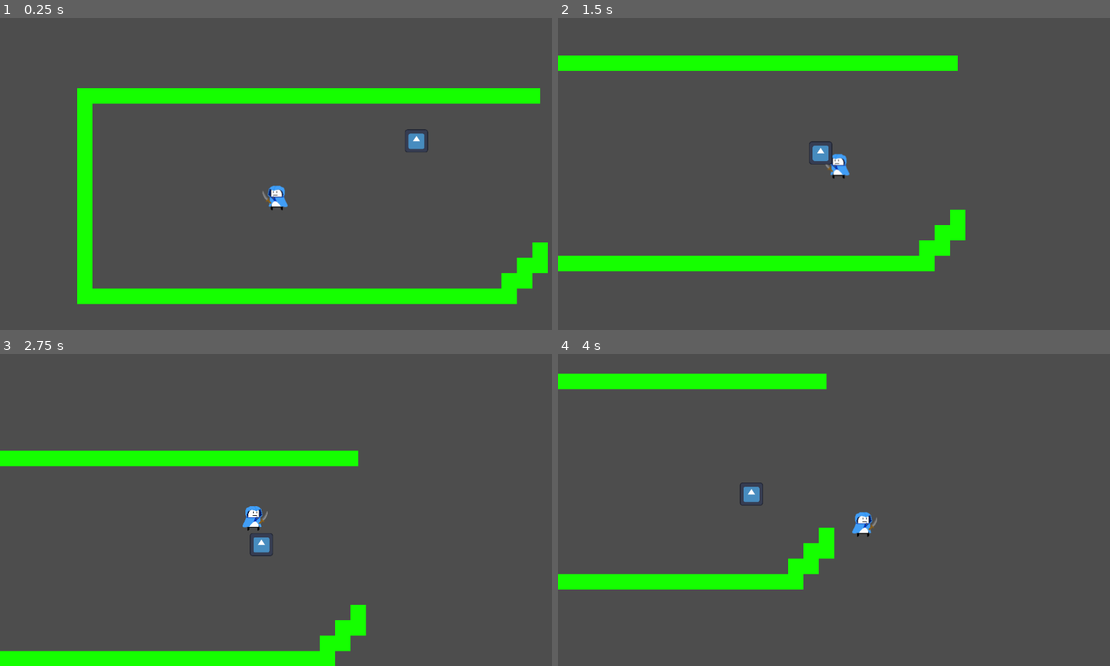
Above: before the commit, frames 1-4 (two rows, left to right).
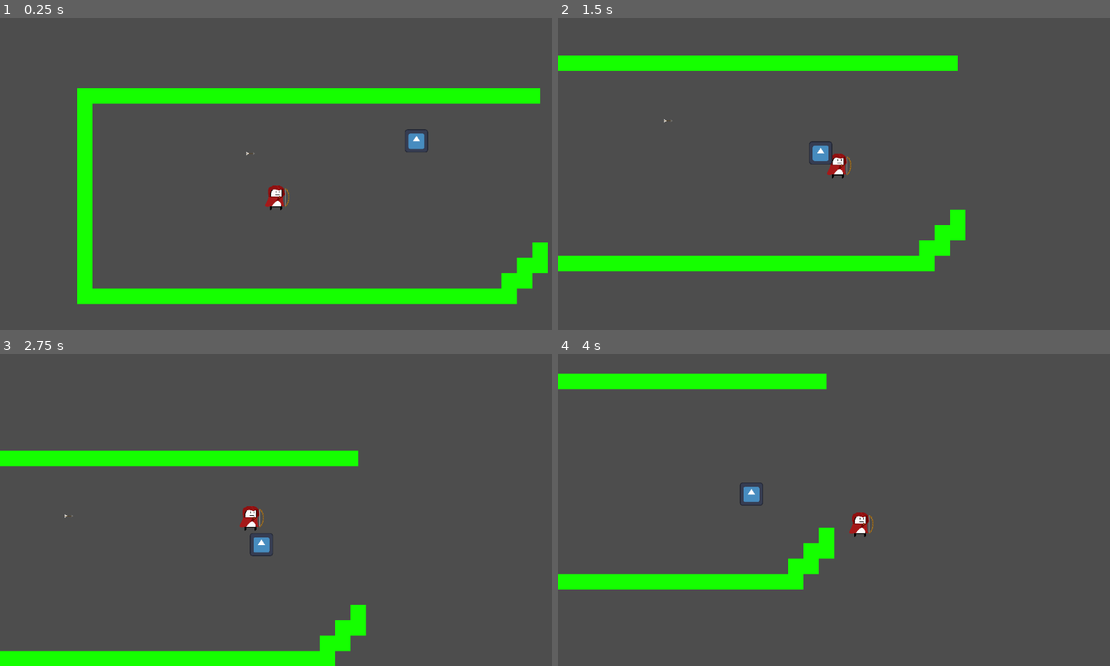
Above: after the commit, the same moments.

Repository: Overlord-Runt/name
Game: Godot game, scene res://main.tscn
The game is run twice, just before and just after one commit, with the same random seed, the same clock (stepped at 60 frames per second) and the same inputs. The engine's default icon, where the game draws it, is replaced by a stand-in: a white triangle on a blue panel in a dark square.
Inputs (mouse positions are in pixels of both pictures, inside the frame that each line leads up to):
- Up to frame 1 (0.25 s): no input
- Up to frame 2 (1.5 s): tap Enter at 0.5 s; move the mouse to (955, 158) at 0.52 s; hold D (right) from 0.53 s (still down); tap W (jump) at 0.6, 0.77, 1.07 s; click (955, 158) at 0.67 s; move the mouse to (723, 189) at 1.27 s; tap Alt at 1.35 s; click (723, 189) at 1.42 s
- Up to frame 3 (2.75 s): tap W (jump) at 1.52, 1.55, 1.82, 2.3 s; move the mouse to (331, 441) at 2.02 s; release D (right) at 2.03 s; hold A (left) from 2.03 s (still down); tap Shift at 2.1 s; click (331, 441) at 2.17 s
- Up to frame 4 (4 s): move the mouse to (806, 572) at 2.77 s; release A (left) at 2.78 s; hold D (right) from 2.78 s (still down); tap W (jump) at 2.85, 3.02, 3.32, 3.77, 3.8 s; click (806, 572) at 2.92 s; move the mouse to (1005, 556) at 3.52 s; tap Alt at 3.6 s; click (1005, 556) at 3.67 s

The runs differ from the first frame. In frame 1, 0.2% of the frame differs, in the area x 44-76%, y 38-62%; in frame 2, 0.2%; in frame 3, 0.2%; in frame 4, 0.2%, in the area x 34-58%, y 43-59%.

Commit message:
time to figure out how to code an archer with projectiles

Diff:
--- /dev/null
+++ b/archer.gd
@@ -0,0 +1,76 @@
+extends CharacterBody2D
+
+@onready var _sprite = $Sprite2D
+@onready var _Hitbox = $Hitbox
+@onready var _animation = $AnimationPlayer
+
+const SPEED = 300.0
+const dashSPEEDy = 900.0
+const dashSPEEDx = 1300.0
+const JUMP_VELOCITY = -900.0
+
+var canAttack = false
+var dashCooldown = 0.5
+var lastDash = 3.0
+var dashLength = 0.05
+var thisDash = 0.0
+var damageDash = 7
+
+var gravity: int = ProjectSettings.get_setting("physics/2d/default_gravity")
+
+
+func _physics_process(delta: float) -> void:
+	if not is_on_floor():
+		velocity.y += gravity * delta
+
+
+	var directionx := Input.get_axis("left", "right")
+	if directionx:
+		velocity.x = directionx * SPEED
+	else:
+		velocity.x = move_toward(velocity.x, 0, SPEED)
+
+	if Input.is_action_just_pressed("jump") and is_on_floor():
+		velocity.y = JUMP_VELOCITY
+
+	var mouse := get_global_mouse_position()
+	look_at(mouse)
+	_sprite.rotation = -rotation
+	_Hitbox.rotation = -rotation
+
+
+	dash(delta)
+
+	move_and_slide()
+
+
+	if rotation > PI/2 or rotation < -PI/2:
+		_animation.play("idle_left")
+		_Hitbox.global_position.x = _sprite.global_position.x
+		_Hitbox.global_position.y = _sprite.global_position.y + 8
+	else:
+		_animation.play("idle_right")
+		_Hitbox.global_position.x = _sprite.global_position.x
+		_Hitbox.global_position.y = _sprite.global_position.y + 8
+
+
+func dash(delta: float):
+	var click := Input.is_mouse_button_pressed(MOUSE_BUTTON_LEFT)
+	lastDash += delta
+	if canAttack:
+		thisDash += delta
+	else:
+		thisDash = 0.0
+
+	if lastDash > dashCooldown:
+		if click && thisDash < dashCooldown:
+			canAttack = true
+			_animation.play("Attack_left")
+			thisDash = dashCooldown
+	else:
+		canAttack = false
+	if canAttack:
+		velocity.y = dashSPEEDy*sin(rotation)
+		velocity.x = dashSPEEDx*cos(rotation)
+		if thisDash > (dashCooldown + dashLength):
+			lastDash = 0.0
--- a/main.tscn
+++ b/main.tscn
@@ -1,134 +1,38 @@
-[gd_scene load_steps=18 format=4 uid="uid://cmvme5thxvngx"]
-
-[ext_resource type="Script" uid="uid://t1kj5wto0vlk" path="res://scripts/rogue.gd" id="1_h2yge"]
+[gd_scene load_steps=15 format=4 uid="uid://cmvme5thxvngx"]
+
+[ext_resource type="Script" uid="uid://c0obaoutjx6qx" path="res://archer.gd" id="1_7mycd"]
 [ext_resource type="Texture2D" uid="uid://befmevy5bmpdy" path="res://assets/icon.svg" id="2_1bvp3"]
-[ext_resource type="Texture2D" uid="uid://v273n3af472a" path="res://assets/Player-Sprites/Backward.svg" id="2_7mycd"]
-[ext_resource type="Texture2D" uid="uid://qc2e6m7fe1lt" path="res://assets/Player-Sprites/Forward.svg" id="2_lquwl"]
+[ext_resource type="Texture2D" uid="uid://bon0rhckmhqqn" path="res://assets/Player-Sprites/Archer/Forward.svg" id="2_7mycd"]
 [ext_resource type="Script" uid="uid://dkmjdurbx5r3v" path="res://scripts/enemy.gd" id="3_1bvp3"]
 [ext_resource type="Texture2D" uid="uid://b8irsho2l4fo1" path="res://assets/green.png" id="3_lquwl"]
+[ext_resource type="Texture2D" uid="uid://bj180jamairw6" path="res://assets/Player-Sprites/Archer/Arrow.svg" id="6_272bh"]
 
 [sub_resource type="RectangleShape2D" id="RectangleShape2D_5vw27"]
 size = Vector2(9.73775, 27.5203)
-
-[sub_resource type="RectangleShape2D" id="RectangleShape2D_272bh"]
-size = Vector2(16, 27.6447)
-
-[sub_resource type="Animation" id="Animation_dg77c"]
-resource_name = "Attack_left"
-tracks/0/type = "value"
-tracks/0/imported = false
-tracks/0/enabled = true
-tracks/0/path = NodePath("Attack_Hitbox:disabled")
-tracks/0/interp = 1
-tracks/0/loop_wrap = true
-tracks/0/keys = {
-"times": PackedFloat32Array(0, 0.1, 0.9, 1),
-"transitions": PackedFloat32Array(1, 1, 1, 1),
-"update": 1,
-"values": [true, false, false, true]
-}
-
-[sub_resource type="Animation" id="Animation_7mycd"]
-resource_name = "Attack_right"
-length = 5.0
-tracks/0/type = "value"
-tracks/0/imported = false
-tracks/0/enabled = true
-tracks/0/path = NodePath("Sprite2D:texture")
-tracks/0/interp = 1
-tracks/0/loop_wrap = true
-tracks/0/keys = {
-"times": PackedFloat32Array(-0.0333333, 0),
-"transitions": PackedFloat32Array(1, 1),
-"update": 1,
-"values": [ExtResource("2_lquwl"), ExtResource("2_lquwl")]
-}
-tracks/1/type = "value"
-tracks/1/imported = false
-tracks/1/enabled = true
-tracks/1/path = NodePath("Attack_Hitbox:disabled")
-tracks/1/interp = 1
-tracks/1/loop_wrap = true
-tracks/1/keys = {
-"times": PackedFloat32Array(0),
-"transitions": PackedFloat32Array(1),
-"update": 1,
-"values": [false]
-}
 
 [sub_resource type="Animation" id="Animation_272bh"]
 length = 0.001
 tracks/0/type = "value"
 tracks/0/imported = false
 tracks/0/enabled = true
-tracks/0/path = NodePath("Sprite2D:texture")
+tracks/0/path = NodePath("Hitbox:rotation")
 tracks/0/interp = 1
 tracks/0/loop_wrap = true
 tracks/0/keys = {
 "times": PackedFloat32Array(0),
 "transitions": PackedFloat32Array(1),
-"update": 1,
-"values": [ExtResource("2_lquwl")]
-}
-tracks/1/type = "value"
-tracks/1/imported = false
-tracks/1/enabled = true
-tracks/1/path = NodePath("Attack_Hitbox:disabled")
-tracks/1/interp = 1
-tracks/1/loop_wrap = true
-tracks/1/keys = {
-"times": PackedFloat32Array(0),
-"transitions": PackedFloat32Array(1),
-"update": 1,
-"values": [true]
-}
-tracks/2/type = "value"
-tracks/2/imported = false
-tracks/2/enabled = true
-tracks/2/path = NodePath("Hitbox:rotation")
-tracks/2/interp = 1
-tracks/2/loop_wrap = true
-tracks/2/keys = {
-"times": PackedFloat32Array(0),
-"transitions": PackedFloat32Array(1),
 "update": 0,
 "values": [0.0]
 }
 
 [sub_resource type="Animation" id="Animation_kek77"]
 resource_name = "idle_left"
-tracks/0/type = "value"
-tracks/0/imported = false
-tracks/0/enabled = true
-tracks/0/path = NodePath("Sprite2D:texture")
-tracks/0/interp = 1
-tracks/0/loop_wrap = true
-tracks/0/keys = {
-"times": PackedFloat32Array(0),
-"transitions": PackedFloat32Array(1),
-"update": 1,
-"values": [ExtResource("2_7mycd")]
-}
 
 [sub_resource type="Animation" id="Animation_5vw27"]
 resource_name = "idle_right"
-tracks/0/type = "value"
-tracks/0/imported = false
-tracks/0/enabled = true
-tracks/0/path = NodePath("Sprite2D:texture")
-tracks/0/interp = 1
-tracks/0/loop_wrap = true
-tracks/0/keys = {
-"times": PackedFloat32Array(0),
-"transitions": PackedFloat32Array(1),
-"update": 1,
-"values": [ExtResource("2_lquwl")]
-}
 
 [sub_resource type="AnimationLibrary" id="AnimationLibrary_272bh"]
 _data = {
-&"Attack_left": SubResource("Animation_dg77c"),
-&"Attack_right": SubResource("Animation_7mycd"),
 &"RESET": SubResource("Animation_272bh"),
 &"idle_left": SubResource("Animation_kek77"),
 &"idle_right": SubResource("Animation_5vw27")
@@ -539,21 +443,16 @@
 [node name="Node" type="Node"]
 
 [node name="Player" type="CharacterBody2D" parent="."]
+texture_filter = 1
 position = Vector2(-352, 160)
-script = ExtResource("1_h2yge")
+script = ExtResource("1_7mycd")
 
 [node name="Sprite2D" type="Sprite2D" parent="Player"]
-texture = ExtResource("2_lquwl")
+texture = ExtResource("2_7mycd")
 
 [node name="Hitbox" type="CollisionShape2D" parent="Player"]
 scale = Vector2(3.28618, -1.74417)
 shape = SubResource("RectangleShape2D_5vw27")
-
-[node name="Attack_Hitbox" type="CollisionShape2D" parent="Player"]
-position = Vector2(24, -4)
-scale = Vector2(1, 0.868159)
-shape = SubResource("RectangleShape2D_272bh")
-disabled = true
 
 [node name="Camera2D" type="Camera2D" parent="Player"]
 position_smoothing_enabled = true
@@ -581,3 +480,8 @@
 position = Vector2(-224, 96)
 tile_map_data = PackedByteArray("AADe/wkAAAAAAAAAAADe/woAAAAAAAEAAADf/wkAAAABAAAAAADf/woAAAABAAEAAADe/wsAAAAAAAAAAADe/w …(4752 unchanged characters)…
 tile_set = SubResource("TileSet_5vw27")
+
+[node name="Arrow" type="Sprite2D" parent="."]
+texture_filter = 1
+position = Vector2(-408, 152)
+texture = ExtResource("6_272bh")
--- a/project.godot
+++ b/project.godot
@@ -48,5 +48,6 @@
 
 [rendering]
 
+textures/canvas_textures/default_texture_filter=0
 renderer/rendering_method="gl_compatibility"
 renderer/rendering_method.mobile="gl_compatibility"
Not shown, added: archer.gd.uid
Not shown, changed: assets/Player-Sprites/Archer/character1.af~lock~
